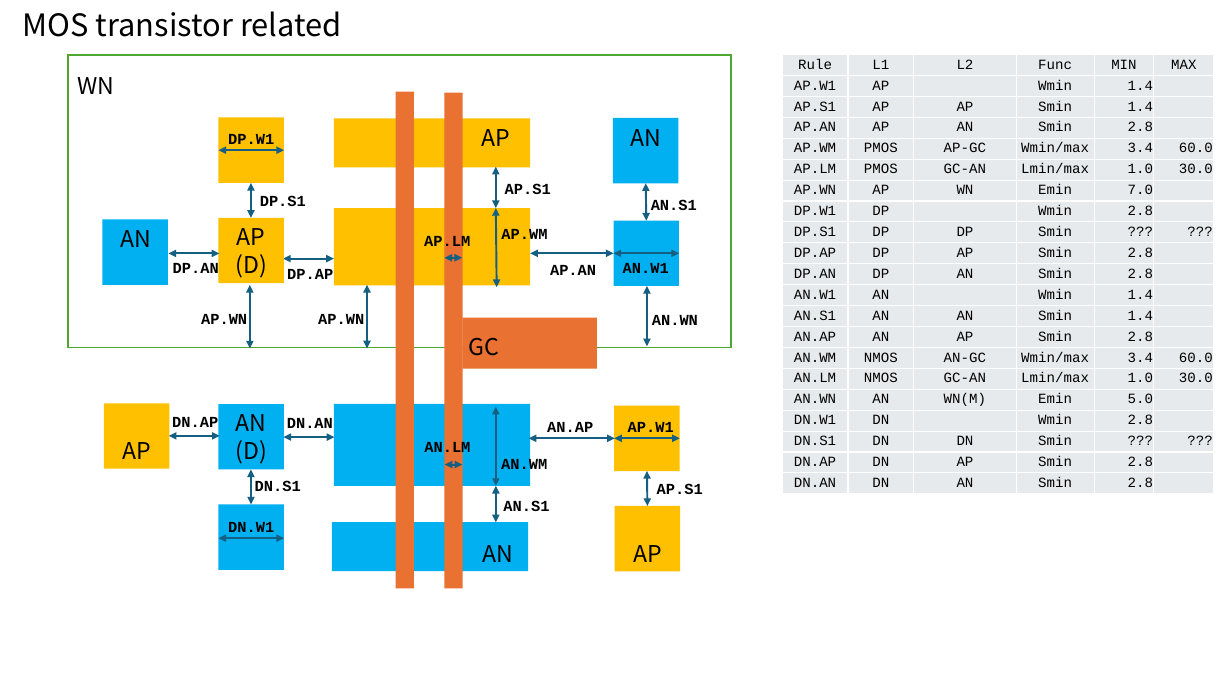
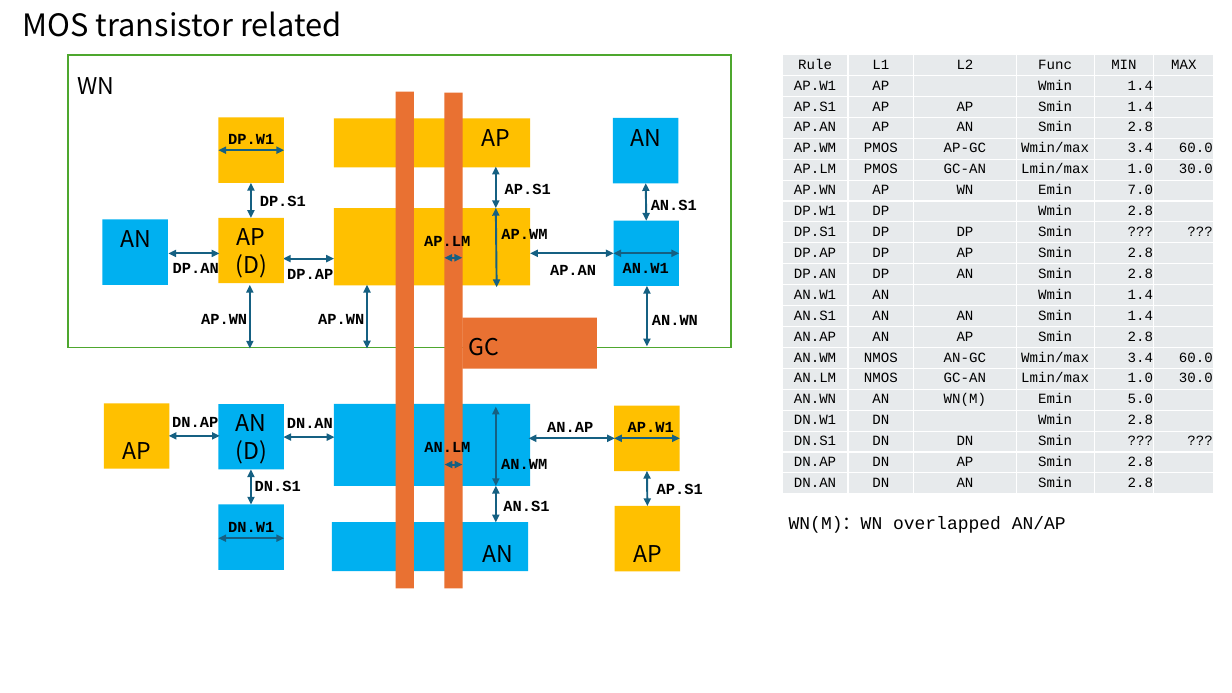
Before and after one commit to d-m-bailey/TR-1um, a slide deck: slide 5 of Document/TR-1um_DRC_summary.pptx. Drawn at 1232x693 pixels with LibreOffice and Linux fonts; fonts in the diff are those of the drawing. Boxes give left, top, right and bottom in pixels: in the first picture for what was removed or moved away, otherwise in the second. Text is boxed around its words. In the diff, an @@ line names an element or a change of style, - is before the commit and + after.

```diff
--- a/Document/TR-1um_DRC_summary.pptx
+++ b/Document/TR-1um_DRC_summary.pptx
@@ text added at bbox=[789, 516, 1066, 533], 14 pt, text #000000 @@
+WN(M)：WN overlapped AN/AP
```
Also in this commit, not shown: 9 other slides changed, 8 slides removed, 55 other files.
